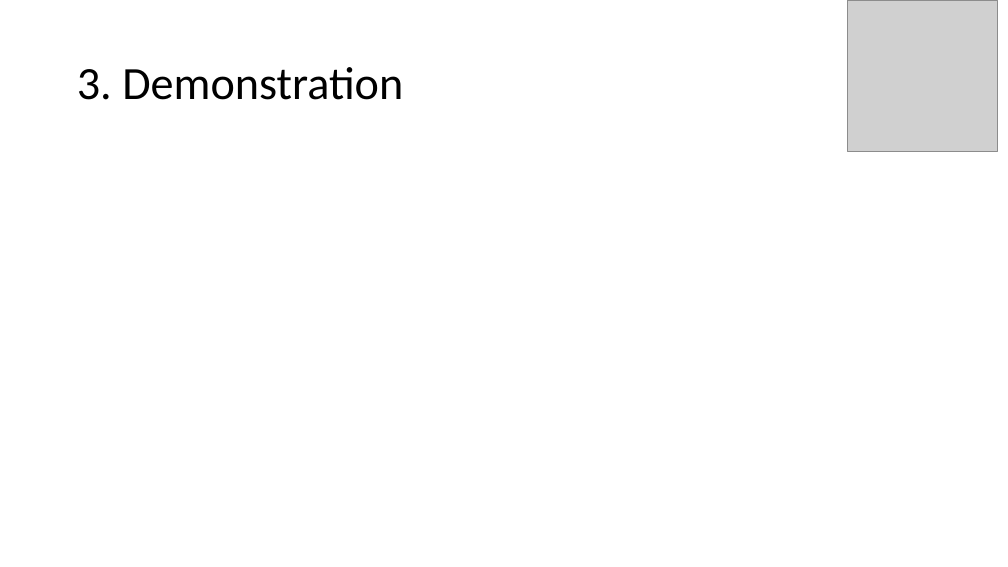
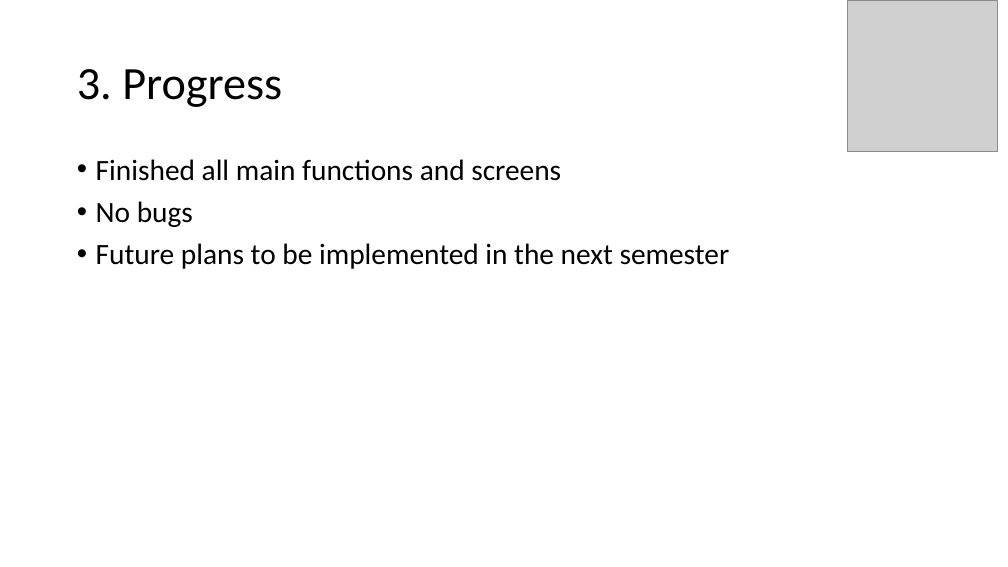
Before and after one commit to ngtrangminhduc/MiniExplorer, a slide deck: slide 6 of Documentation/Presentation_Final.pptx. Drawn at 1008x567 pixels with LibreOffice and Linux fonts; fonts in the diff are those of the drawing; grey boxes stand for pictures. Boxes give left, top, right and bottom in pixels: in the first picture for what was removed or moved away, otherwise in the second. Text is boxed around its words. In the diff, an @@ line names an element or a change of style, - is before the commit and + after.

Commit message:
Presentation Update

```diff
--- a/Documentation/Presentation_Final.pptx
+++ b/Documentation/Presentation_Final.pptx
@@ title at (x1=77, y1=69, x2=282, y2=107): text changed @@
-3. Demonstration
+3. Progress
@@ text added at (x1=96, y1=159, x2=730, y2=269), 28 pt, text #000000 @@
+• Finished all main functions and screens
+• No bugs
+• Future plans to be implemented in the next semester
```
Also in this commit, not shown: 1 other slide changed, 1 other file.
